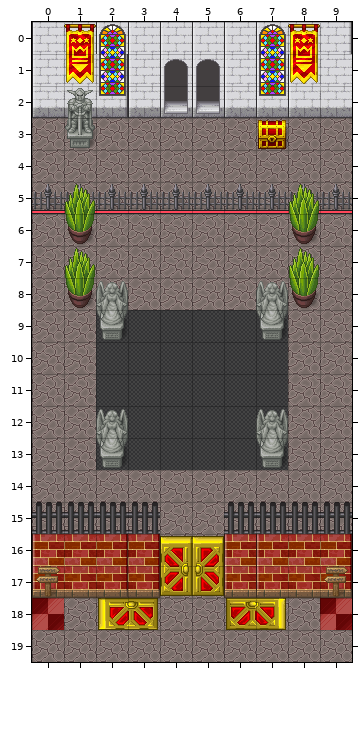
Tiled map (JSON) -- exo3.tmj. Above is the file before it was changed.
Cells are 32x32 px. Shown: x 0..9, y 0..19.
The result:
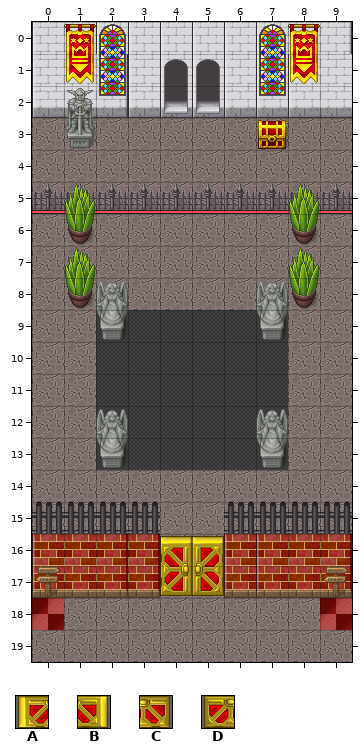
Key: from "[Base]BaseChip_pipo": A 644 turned 270, B 645 turned 90, C 652 turned 270, D 653 turned 90.
_ is an empty cell.
Tiles replaced or removed in this view: A, B, C, D.
Commit message: change salle exo path
Changes in this commit:
Changed rows in their new state; . is an unchanged cell.
Layer "porte_ouverte" (now hidden):
first column x 2:
18 __..__
Boxes around the changes in both pictures, in picture pixels (x1, y1, x2, y2):
removed: (98, 598, 158, 630)
removed: (226, 598, 286, 630)
